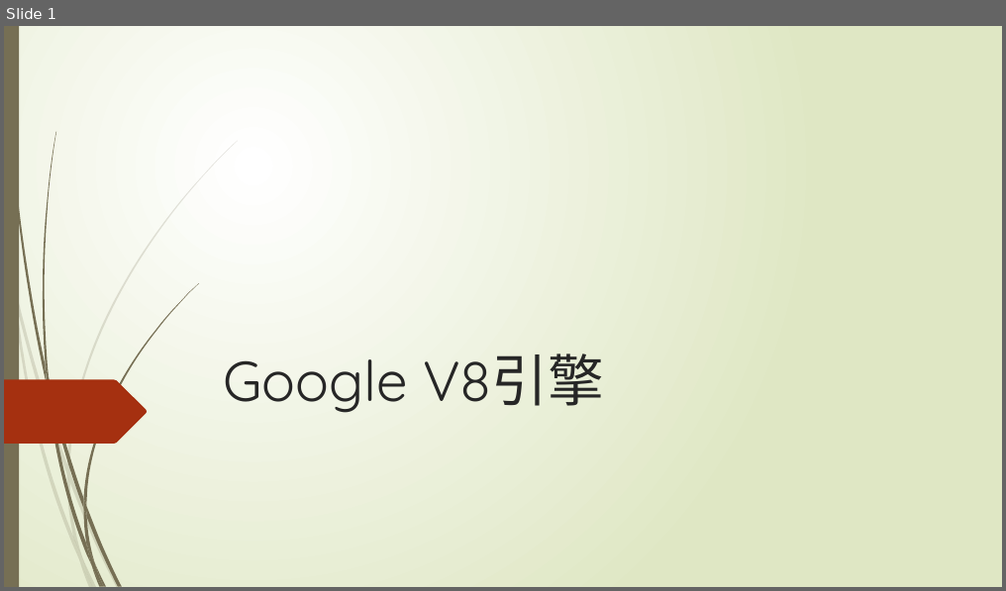
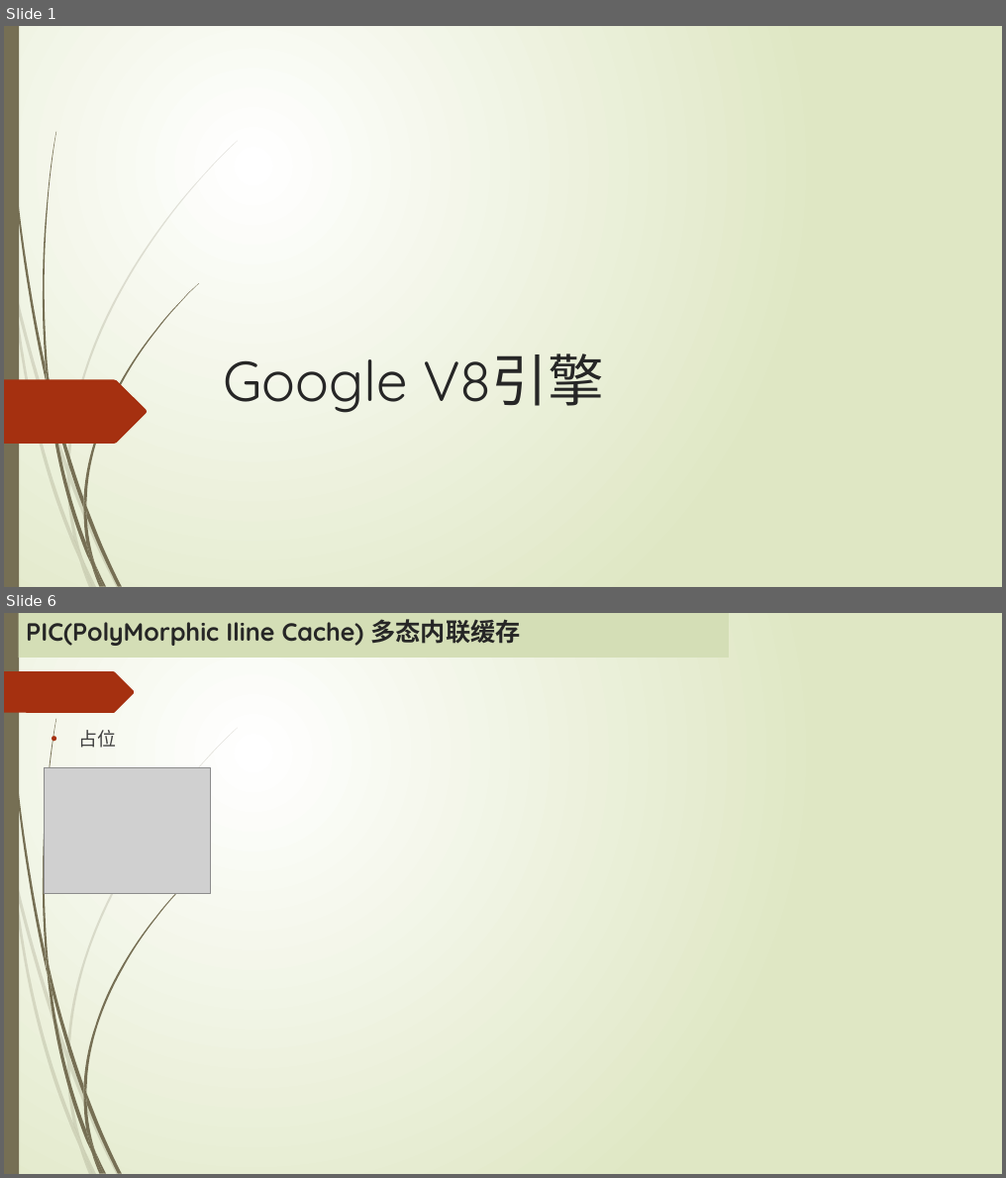
Before and after one commit to MickleWen/Google-V8, a slide deck: Google V8引擎.pptx. Shown one above the other, each under a label of ours: slide 1 before the commit, slides 1 and 6 after it; the slides between them are not shown. The pictures are 1006x591 and 1006x1178 pixels, drawn with LibreOffice and Linux fonts; fonts in the diff are those of the drawing; grey boxes stand for pictures. Boxes give left, top, right and bottom in pixels: in the first picture for what was removed or moved away, otherwise in the second. Text is boxed around its words. In the diff, an @@ line names an element or a change of style, - is before the commit and + after.

```diff
--- a/Google V8引擎.pptx
+++ b/Google V8引擎.pptx
@@ slide 6 added at [4,613,1002,1174], background gradient #FFFFFF to #DFE8C4; not listed: 23 template elements that a slide beside it also shows @@
@@ rectangle added at [18,613,729,658], fill #D4DEB6, 24 pt, text #262626, bold @@
+PIC(PolyMorphic Iline Cache) 多态内联缓存
@@ freeform shape added at [4,671,135,713], fill #A53010 @@
@@ text added at [79,730,117,748], 18 pt, text #404040 @@
+• 占位
@@ picture added at [44,768,211,894] @@
```
Also in this commit, not shown: 2 slides changed, 2 other slides added.
